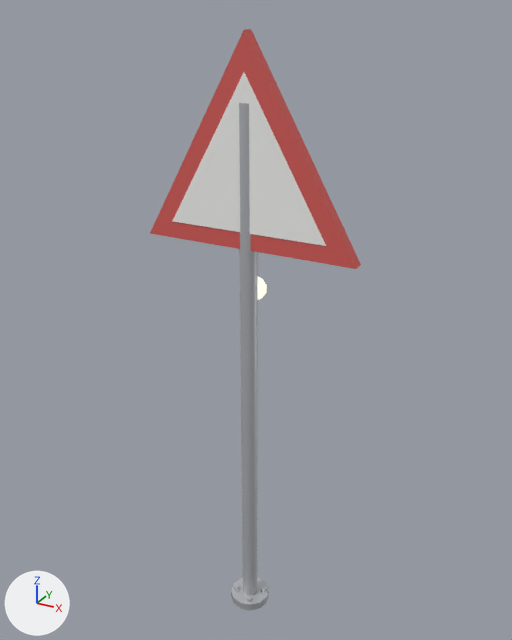
An edit to the glTF model models/th39_vorfahrt.glb, drawn before and after from the same camera.
Before and after are seen from a 50 mm camera at (1.287, -2.28, 2.605) aimed at (-0.008, 0.074, 1.428). Every picture has the same lights, and +X, +Y and +Z are marked at lower left. The older version comes first. Where no turn or scale is listed for an object, it has been applied to the vertices.
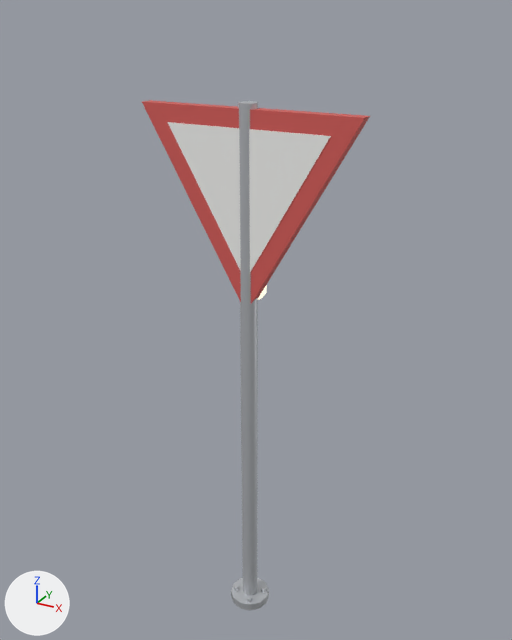
Edits to the bpy script that builds the scene:
```text
Change ob_cone:
    ob_cone.rotation_euler: (1.571, 0.0, -3.142) -> (-1.571, 0.0, 3.142)  # degrees (90, 0, -180) -> degrees (-90, 0, 180)
Change ob_cone_001:
    ob_cone_001.rotation_euler: (1.571, 0.0, -3.142) -> (-1.571, 0.0, 3.142)  # degrees (90, 0, -180) -> degrees (-90, 0, 180)
```

Changed parts and their boxes [x1, y1, x2, y2] in the pictures (512 x 640 px):
'Cone', turned
    before: [150, 29, 361, 269]
    after: [142, 100, 370, 303]
'Cone.001', turned
    before: [173, 72, 326, 246]
    after: [168, 122, 331, 272]
